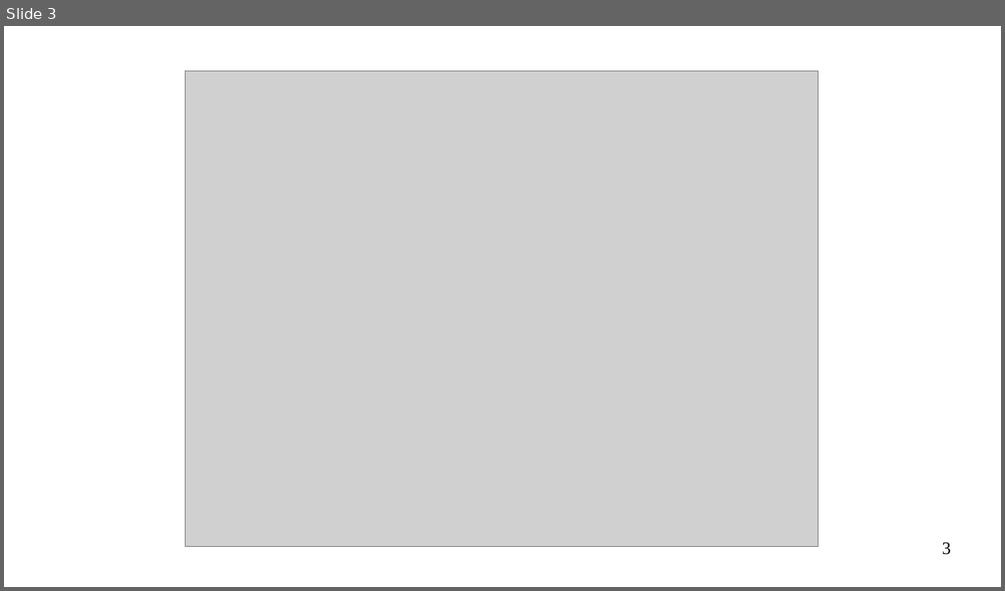
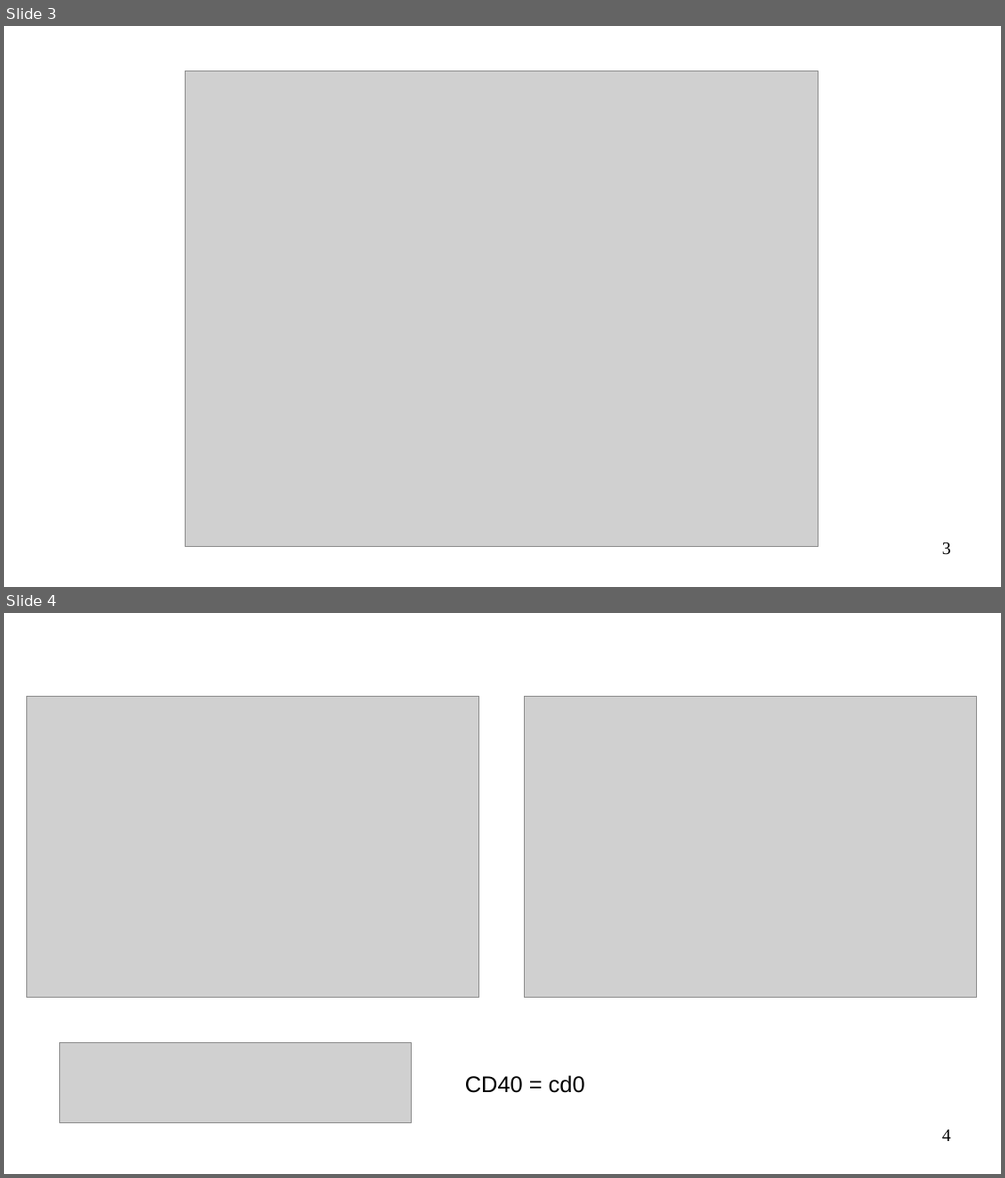
Before and after one commit to jfdev001/PlasmaCellDiff, a slide deck: pptx/20231006_frazier_jared_progress_meeting_3.odp. Shown one above the other, each under a label of ours: slide 3 before the commit, slides 3 and 4 after it. The pictures are 1005x591 and 1005x1178 pixels, drawn with LibreOffice and Linux fonts; fonts in the diff are those of the drawing; grey boxes stand for pictures. Boxes give left, top, right and bottom in pixels: in the first picture for what was removed or moved away, otherwise in the second. Text is boxed around its words. In the diff, an @@ line names an element or a change of style, - is before the commit and + after.

```diff
--- a/pptx/20231006_frazier_jared_progress_meeting_3.odp
+++ b/pptx/20231006_frazier_jared_progress_meeting_3.odp
@@ slide 4 added at [4, 613, 1001, 1174], background #FFFFFF @@
@@ picture added at [26, 697, 479, 997] @@
@@ picture added at [524, 697, 977, 997] @@
@@ picture added at [60, 1043, 411, 1122] @@
@@ text added at [465, 1075, 585, 1093], 18 pt, text #000000 @@
+CD40 = cd0
@@ page number added at [942, 1129, 951, 1141], 14 pt, text #000000 @@
+4
```
Also in this commit, not shown: 1 slide removed, 4 other files.
